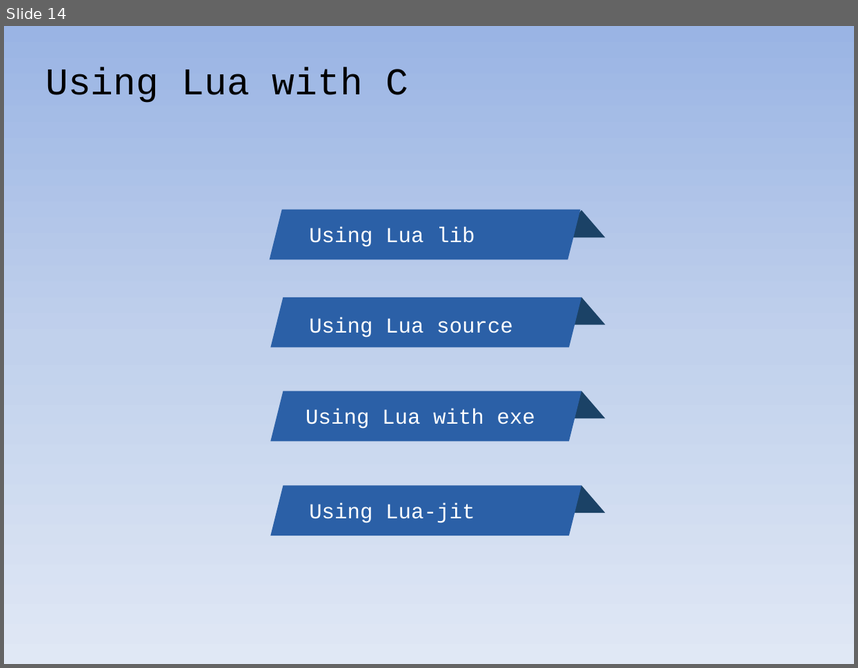
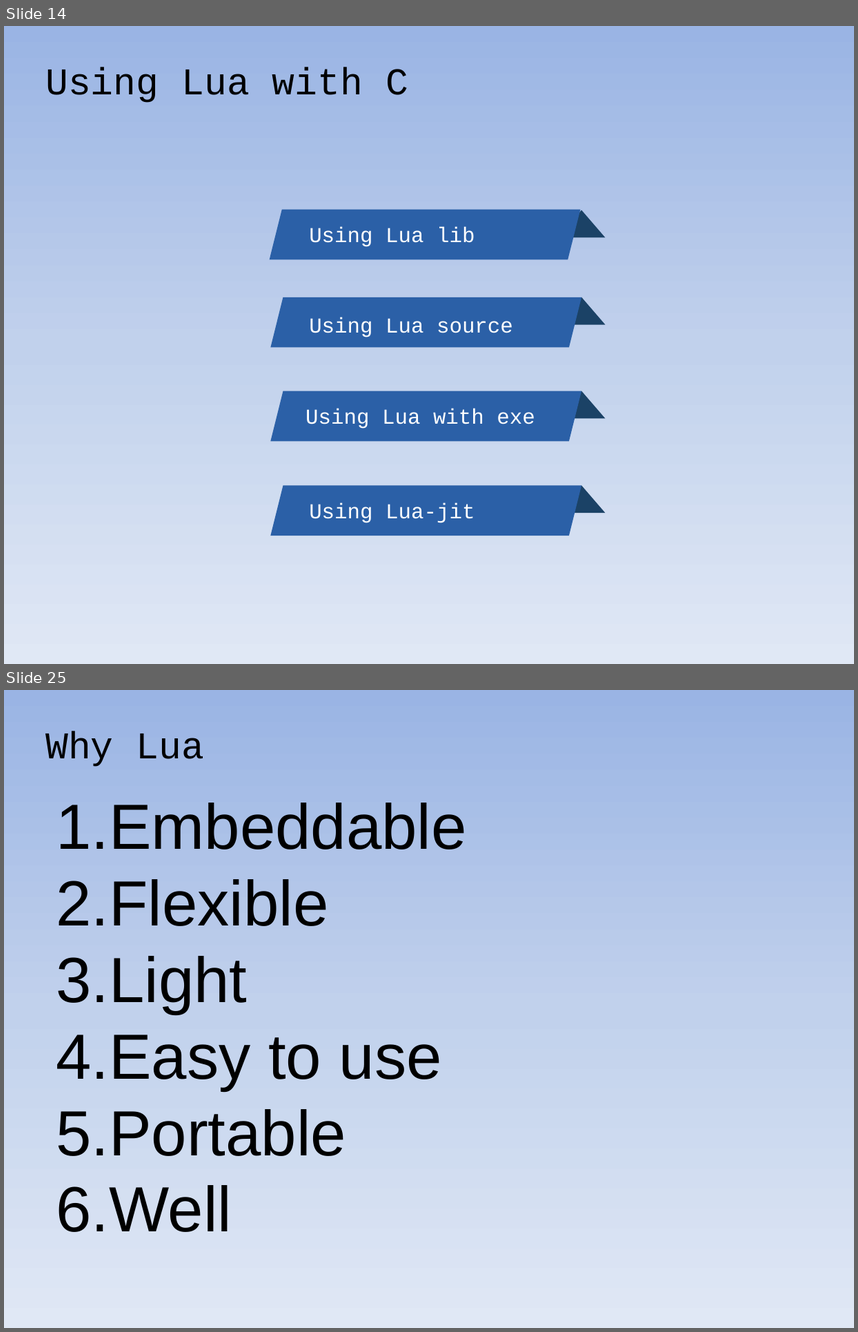
Before and after one commit to warmwine/newbie-clua, a slide deck: doc/newbie-clua.pptx. Shown one above the other, each under a label of ours: slide 14 before the commit, slides 14 and 25 after it; the slides between them are not shown. The pictures are 858x668 and 858x1332 pixels, drawn with LibreOffice and Linux fonts; fonts in the diff are those of the drawing. Boxes give left, top, right and bottom in pixels: in the first picture for what was removed or moved away, otherwise in the second. Text is boxed around its words. In the diff, an @@ line names an element or a change of style, - is before the commit and + after.

```diff
--- a/doc/newbie-clua.pptx
+++ b/doc/newbie-clua.pptx
@@ slide 25 added at (4,690,854,1328), background gradient #9AB5E4 to #C2D1ED to #E1E8F5 @@
@@ text added at (45,731,205,767), 32 pt, text #000000 @@
+Why Lua
@@ text added at (56,802,467,1232), 54 pt, text #000000 @@
+1. Embeddable
+2. Flexible
+3. Light
+4. Easy to use
+5. Portable
+6. Well
```
Also in this commit, not shown: 6 slides changed, 10 other slides added, 9 slides removed.
